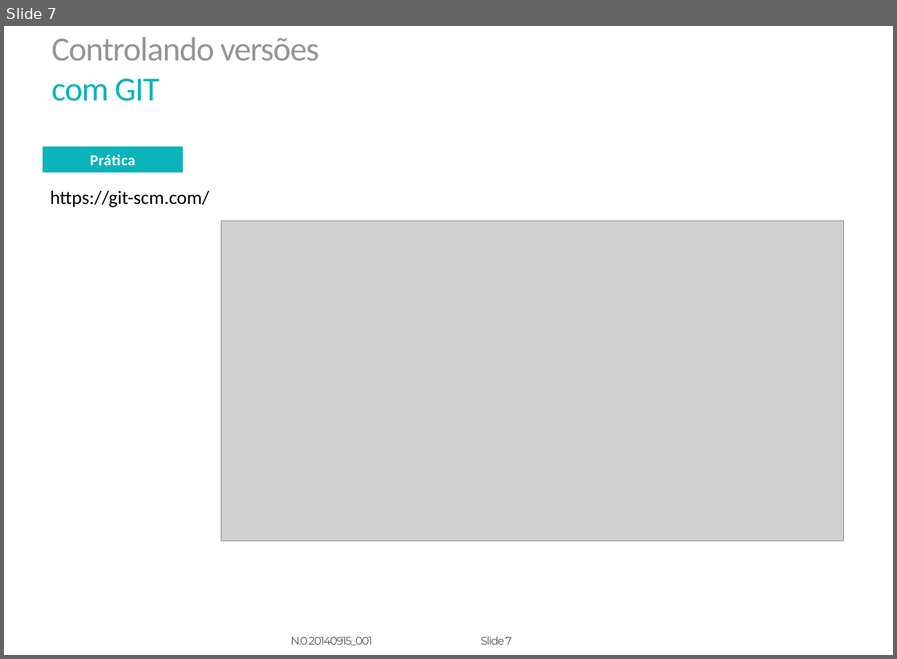
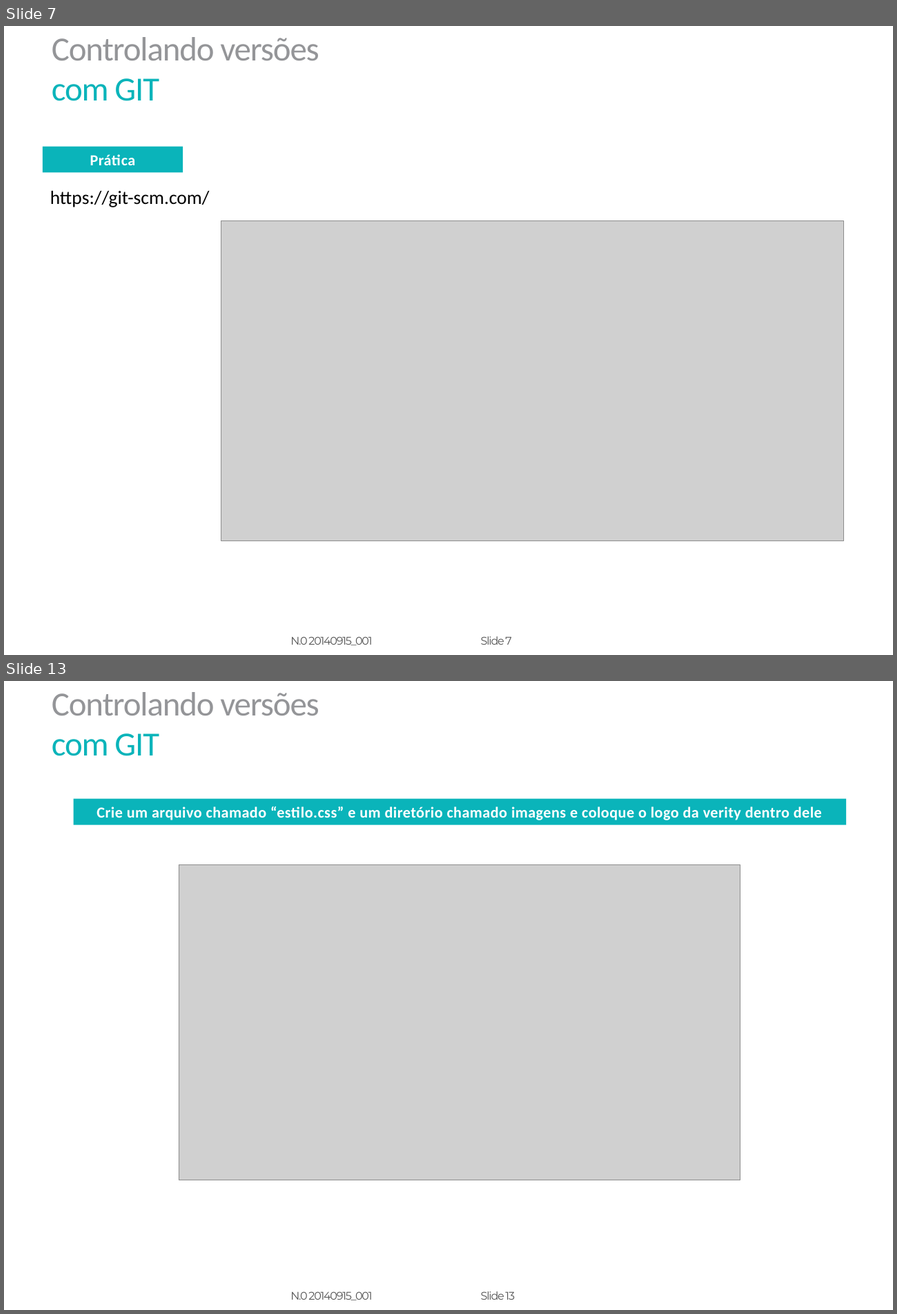
Before and after one commit to caused/git-workshop, a slide deck: Slides.pptx. Shown one above the other, each under a label of ours: slide 7 before the commit, slides 7 and 13 after it; the slides between them are not shown. The pictures are 897x659 and 897x1314 pixels, drawn with LibreOffice and Linux fonts; fonts in the diff are those of the drawing; grey boxes stand for pictures; background and template pictures are left out. Boxes give left, top, right and bottom in pixels: in the first picture for what was removed or moved away, otherwise in the second. Text is boxed around its words. In the diff, an @@ line names an element or a change of style, - is before the commit and + after.

Commit message:
Adicionando slides sobre: inicializar um repositorio e rastrear arquivos

```diff
--- a/Slides.pptx
+++ b/Slides.pptx
@@ slide 13 added at box(4, 681, 893, 1310), background picture (left out); not listed: 4 template elements that a slide beside it also shows @@
@@ rectangle added at box(73, 799, 846, 825), fill #0AB4BA, 14.5 pt, text #FFFFFF, bold @@
+Crie um arquivo chamado “estilo.css” e um diretório chamado imagens e coloque o logo da verity dentro dele
@@ picture added at box(180, 865, 741, 1181) @@
```
Also in this commit, not shown: 9 other slides added.
